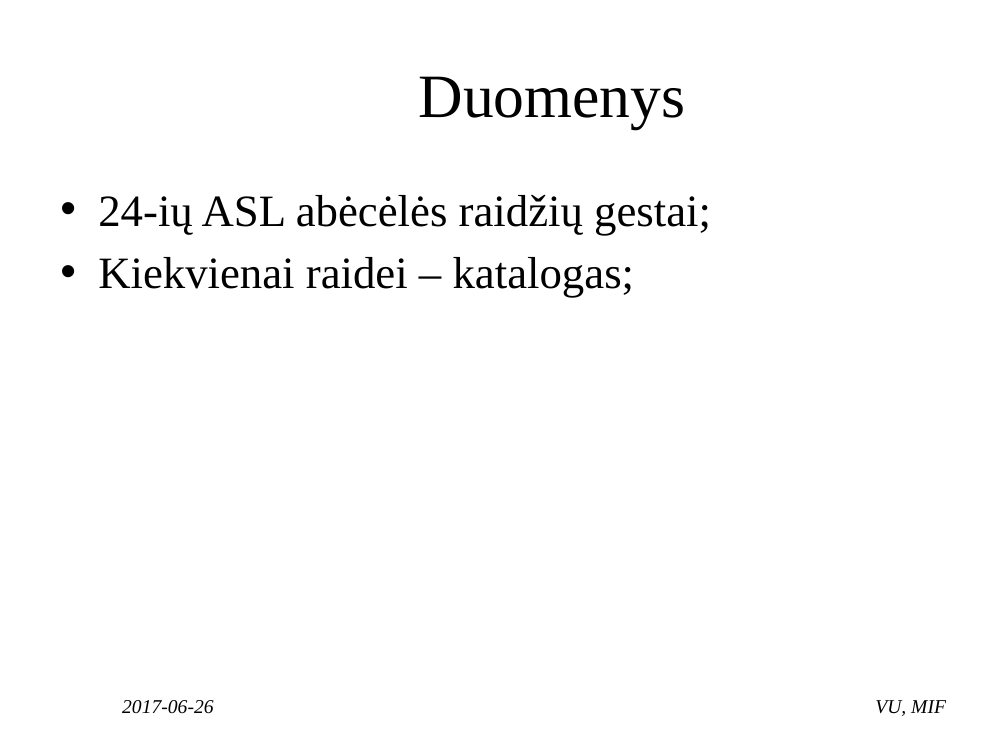
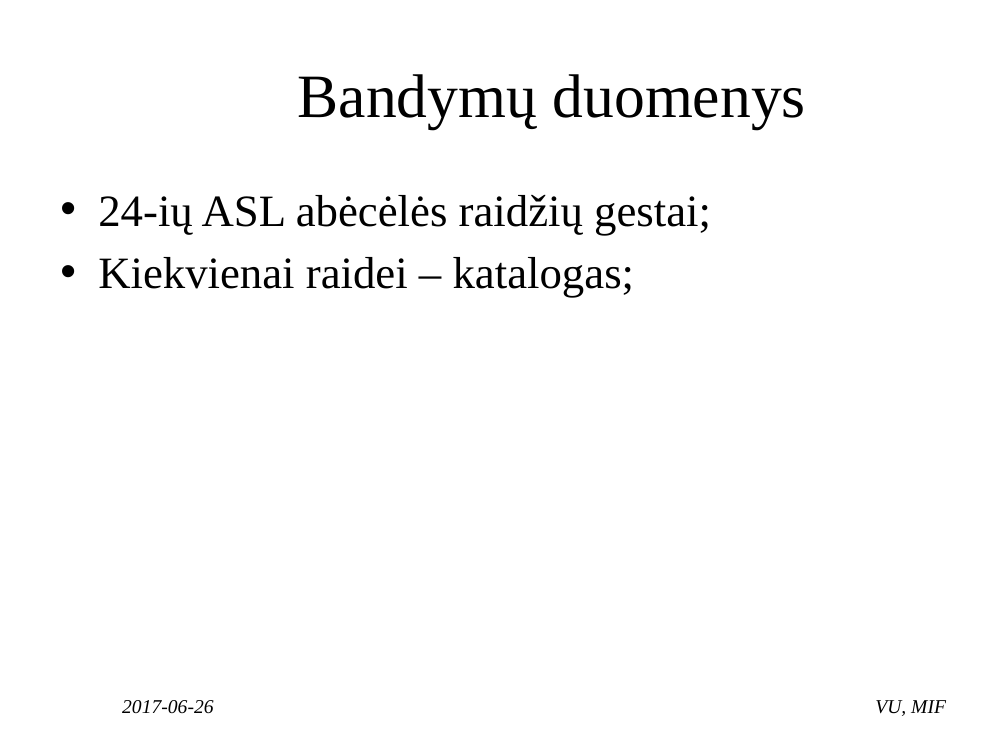
Before and after one commit to ambrazasp/Sign-Language-Recognition, a slide deck: slide 9 of Gestų kalbos atpažinimas naudojant internetinę kamerą.pptx (slide 10 before the commit). Drawn at 1008x756 pixels with LibreOffice and Linux fonts; fonts in the diff are those of the drawing; background and template pictures are left out. Boxes give left, top, right and bottom in pixels: in the first picture for what was removed or moved away, otherwise in the second. Text is boxed around its words. In the diff, an @@ line names an element or a change of style, - is before the commit and + after.

```diff
--- a/Gestų kalbos atpažinimas naudojant internetinę kamerą.pptx
+++ b/Gestų kalbos atpažinimas naudojant internetinę kamerą.pptx
@@ title at box(298, 74, 806, 129): text changed @@
-Duomenys
+Bandymų duomenys
```
Also in this commit, not shown: 7 other slides changed, 2 slides removed, 2 other files.
